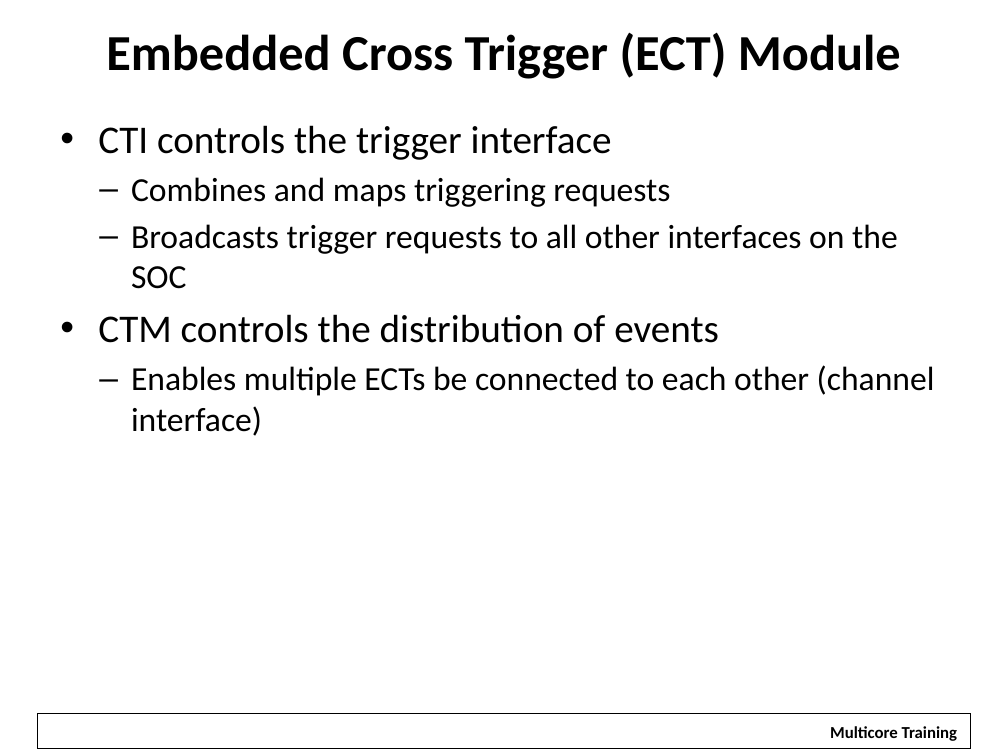
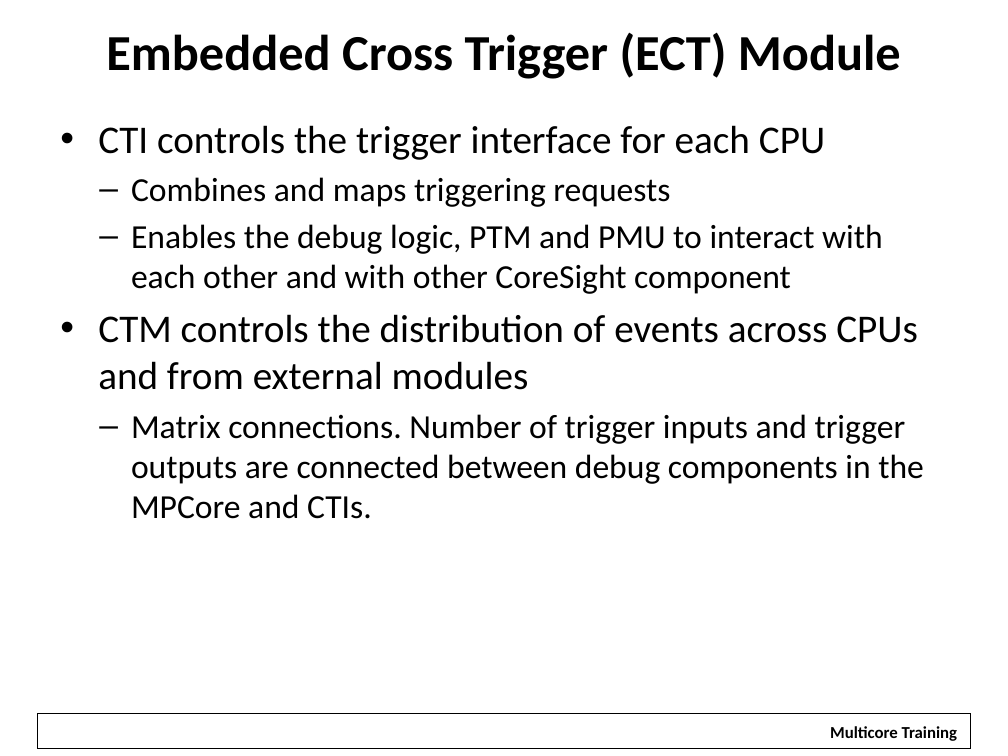
Before and after one commit to hari1989/keystone-workshop, a slide deck: slide 52 of preliminary/Working/presentations/KeyStoneII ARM Overview.pptx. Drawn at 1008x756 pixels with LibreOffice and Linux fonts; fonts in the diff are those of the drawing; background and template pictures are left out. Boxes give left, top, right and bottom in pixels: in the first picture for what was removed or moved away, otherwise in the second. Text is boxed around its words. In the diff, an @@ line names an element or a change of style, - is before the commit and + after.

Commit message:
Finish this round of update with the debug section update

```diff
--- a/preliminary/Working/presentations/KeyStoneII ARM Overview.pptx
+++ b/preliminary/Working/presentations/KeyStoneII ARM Overview.pptx
@@ text at <box>98,125,825,160</box>: text changed @@
-• CTI controls the trigger interface
+• CTI controls the trigger interface for each CPU
@@ text at <box>98,224,924,519</box>: text changed @@
-  – Broadcasts trigger requests to all other interfaces on the SOC
-• CTM controls the distribution of events
-  – Enables multiple ECTs be connected to each other (channel interface)
+  – Enables the debug logic, PTM and PMU to interact with each other and with other CoreSight component
+• CTM controls the distribution of events across CPUs and from external modules
+  – Matrix connections. Number of trigger inputs and trigger outputs are connected between debug components in the MPCore and CTIs.
```
Also in this commit, not shown: 1 other slide changed, 1 slide added.
